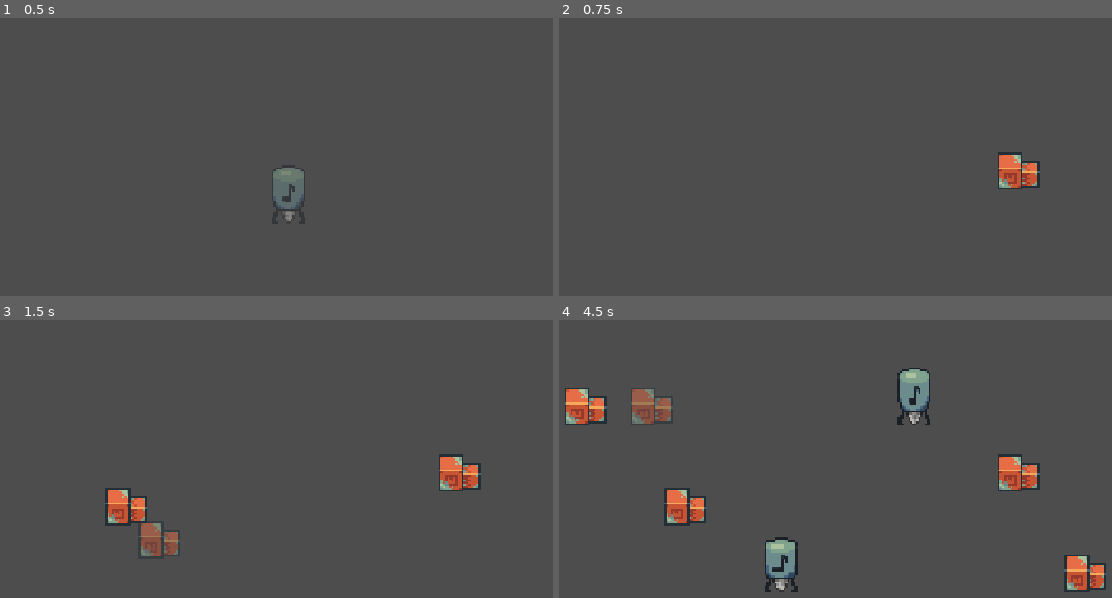
Above: before the commit, frames 1-4 (two rows, left to right).
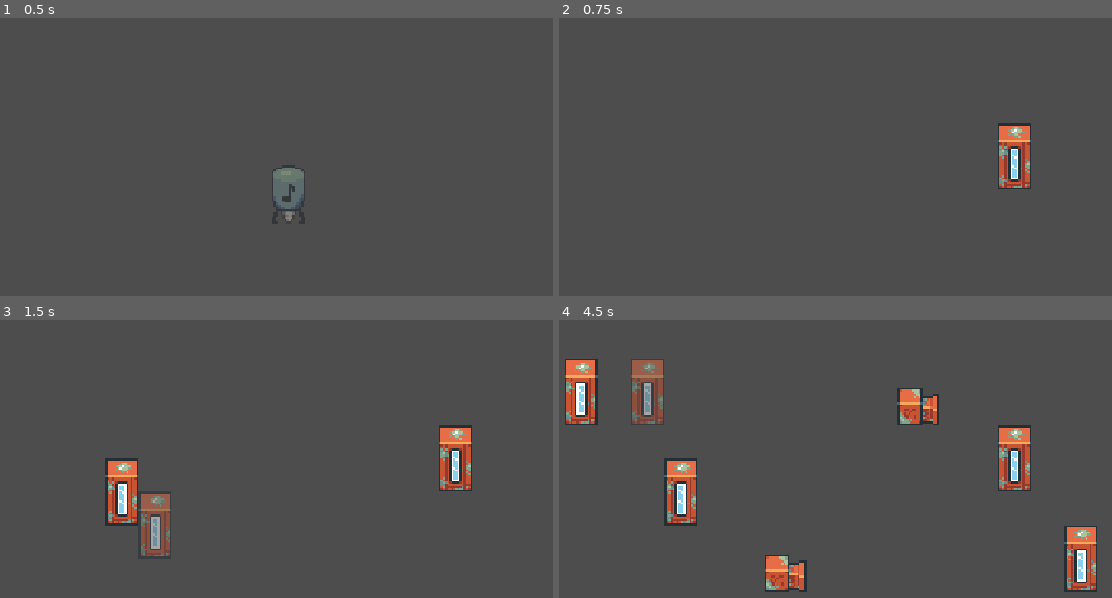
Above: after the commit, the same moments.

Repository: mr-rid-nerdy-bih/Maestrotto-Repo
Game: Godot game, scene res://game.tscn
The game is run twice, just before and just after one commit, with the same random seed, the same clock (stepped at 60 frames per second) and the same inputs.
Inputs (mouse positions are in pixels of both pictures, inside the frame that each line leads up to):
- Up to frame 1 (0.5 s): no input
- Up to frame 2 (0.75 s): tap Enter at 0.5 s; move the mouse to (1006, 168) at 0.52 s; hold Q (cycleUp) from 0.53 s (still down); hold Right mouse button (erase) from 0.53 s (still down); click (1006, 168) at 0.6 s
- Up to frame 3 (1.5 s): release Q (cycleUp) at 1.25 s; release Right mouse button (erase) at 1.25 s; tap Space at 1.25 s; drag from (110, 514) to (232, 581) at 1.27 s
- Up to frame 4 (4.5 s): tap Enter at 2 s; move the mouse to (912, 392) at 2.02 s; hold Q (cycleUp) 2.03-2.75 s; hold F (link) 2.03-2.75 s; click (912, 392) at 2.3 s; drag from (791, 581) to (592, 425) at 2.77 s; move the mouse to (1073, 559) at 3.52 s; hold E (cycleDown) 3.53-4.25 s; hold Right mouse button (erase) 3.53-4.25 s; click (1073, 559) at 3.67 s; tap F (link) at 3.8 s; tap ` (debug, bound only after the commit) at 4.15 s; drag from (592, 425) to (708, 378) at 4.27 s

Frame 1 is identical in both runs. In frame 2, 1.4% of the frame differs, in the area x 79-87%, y 37-62%; in frame 3, 3.8%; in frame 4, 9.4%, in the area x 1-99%, y 14-98%.

Commit message:
Belts n shi
- belt revamp
- added chutes and canisters
- holy bro this is the time to make the video

Diff:
--- /dev/null
+++ b/belt.tscn
@@ -0,0 +1,7 @@
+[gd_scene format=3 uid="uid://dccu7jyorgrny"]
+
+[ext_resource type="Script" uid="uid://b764r7qmqb13j" path="res://line_2d.gd" id="1_0e48y"]
+
+[node name="Belt" type="Line2D" unique_id=1741882474]
+width = 0.0
+script = ExtResource("1_0e48y")
--- /dev/null
+++ b/belttest.tscn
@@ -0,0 +1,13 @@
+[gd_scene format=3 uid="uid://dkvd1t1ls1lhq"]
+
+[ext_resource type="Script" uid="uid://b764r7qmqb13j" path="res://line_2d.gd" id="1_xemtv"]
+[ext_resource type="PackedScene" uid="uid://dpayacqnjuaht" path="res://objects/items/note.tscn" id="2_qjjrf"]
+
+[node name="Node2D" type="Node2D" unique_id=783183280]
+
+[node name="Line2D" type="Line2D" parent="." unique_id=213420313 node_paths=PackedStringArray("item")]
+points = PackedVector2Array(0, -77, 0, 0)
+script = ExtResource("1_xemtv")
+item = NodePath("../NoteItem")
+
+[node name="NoteItem" parent="." unique_id=128398676 instance=ExtResource("2_qjjrf")]
--- a/classes/building.gd
+++ b/classes/building.gd
@@ -64,3 +64,19 @@
 		return
 
 	toTransport = buildingOnGrid
+
+func transport_to(passThroughInput: bool = false):
+	if !toTransport:
+		return
+	if toTransport.inputInventory.size() >= toTransport.maxInput:
+		return
+	if passThroughInput:
+		outputInventory = inputInventory
+		inputInventory = []
+	if toTransport is Belt:
+		if !toTransport.canInput: return
+
+	if outputInventory.size() > 0:
+		var item = outputInventory[0]
+		toTransport.inputInventory.append(item)
+		outputInventory.erase(item)
--- a/classes/items.gd
+++ b/classes/items.gd
@@ -8,12 +8,16 @@
 var sprite: Sprite2D = Sprite2D.new()
 var texture: Texture
 
+var currentLerp = 0
+var canOutput = false
+
 func _ready() -> void:
 	texture = preload("uid://bgvgptnotkii0")
 
 	sprite.texture = texture
 	sprite.hframes = texture.get_width() / 10
 	sprite.vframes = texture.get_height() / 13
+	sprite.offset = Vector2(0, 0)
 	sprite.frame = frame
 
 	add_child(sprite)
--- a/helpers/GridManager.gd
+++ b/helpers/GridManager.gd
@@ -7,37 +7,48 @@
 @onready var beltLayer = game.get_node("TileMapLayer")
 
 var grid = {}
-var belts = {}
-var scenes = {"NoteDrill": preload("uid://noy2ufrybire"),
-			  "Packager":  preload("uid://dfh8b07mvb7o3")}
-var beltScene = preload("uid://b77a1shbdt0jj")
+var belt_nodes: Array = [] # Stores references to active Line2D Belt nodes
+var scenes = {
+	"NoteDrill": preload("uid://noy2ufrybire"),
+	"Packager": preload("uid://dfh8b07mvb7o3"),
+	"Chute": preload("uid://cg55wwh43ukct"),
+	"CopperCanister": preload("uid://bnyw62cylevfh"),
+}
+var beltScene = preload("uid://dccu7jyorgrny")
 
 func _ready() -> void:
 	TimeGlobal.ticked.connect(_on_tick)
+
+func get_new_building(building):
+	if not scenes.has(building):
+		print("No building named ", building)
+		return null
+	return scenes.get(building).instantiate()
 
 func get_coords_at(pos):
 	var localPos = beltLayer.to_local(pos)
 	return beltLayer.local_to_map(localPos)
 
+func get_global_at(cell):
+	return cell * CELL_SIZE
+
 func get_building_at(cell):
 	if not grid.has(cell):
-		print("Cell at grid is unoccupied")
-		return
+		return null
 	var machine = grid[cell]
 	if not is_instance_valid(machine):
 		grid.erase(cell)
-		return
+		return null
 	return machine
 
 func get_belt_at(cell):
-	if not belts.has(cell):
-		print("Cell has no belt.")
-		return
-	var belt = belts[cell]
-	return belt
-
-func get_new_building(building):
-	return scenes.get(building).instantiate()
+	for belt in belt_nodes:
+		if not is_instance_valid(belt):
+			continue
+		for entry in belt.belts:
+			if Vector2i(entry["cell"]) == cell:
+				return belt
+	return null
 
 func has_machine_at(cell):
 	if not grid.has(cell):
@@ -48,45 +59,51 @@
 	return true
 
 func has_belt_at(cell):
-	if not belts.has(cell):
-		return false
-	return true
+	return get_belt_at(cell) != null
 
-func place_machine_at(building, cell):
+func place_building_at(building, cell):
 	if not scenes.has(building):
-		print("Oi bruv theres no building named ", building)
+		print("No building named ", building)
 		return
 	if grid.has(cell) and is_instance_valid(grid[cell]):
 		grid[cell].queue_free()
 	var newBuilding = scenes.get(building).instantiate()
 	newBuilding.cell = cell
 	newBuilding.tickBirth = TimeGlobal.tick
-	newBuilding.global_position = Vector2(cell) * GridManager.CELL_SIZE
+	newBuilding.global_position = Vector2(cell) * CELL_SIZE
 	game.add_child(newBuilding)
 	grid[cell] = newBuilding
 
-func place_belt_at(cell, dir):
-	if belts.has(cell) and is_instance_valid(belts[cell]):
-		belts[cell].queue_free()
+func erase_building_at(cell):
+	if grid.has(cell) and is_instance_valid(grid[cell]):
+		grid[cell].queue_free()
+		grid.erase(cell)
+
+func place_belt_at(cell, cell1):
+	if has_belt_at(cell):
+		var belt = get_belt_at(cell)
+		if is_instance_valid(belt): belt.queue_free()
+	if has_belt_at(cell1):
+		var belt = get_belt_at(cell1)
+		if is_instance_valid(belt): belt.queue_free()
 
 	var newBelt = beltScene.instantiate()
 	newBelt.cell = cell
-	newBelt.rotation_degrees = dir
-	newBelt.global_position = Vector2(cell) * GridManager.CELL_SIZE
+	newBelt.cell1 = cell1
 
-	belts[cell] = newBelt
-	print("Placed belt at ", cell)
+	game.add_child(newBelt)
+	belt_nodes.append(newBelt)
+	print("Placed belt spanning from ", cell, " to ", cell1)
+
+func erase_belt_at(cell):
+	var belt = get_belt_at(cell)
+	if belt and is_instance_valid(belt):
+		# Clear tiles from the tilemap layer before freeing
+		for entry in belt.belts:
+			beltLayer.erase_cell(entry["cell"])
+		belt_nodes.erase(belt)
+		belt.queue_free()
+		print("Erased belt containing cell: ", cell)
 
 func _on_tick():
-	var keysToRemove = []
-	for cell in belts.keys():
-		var belt = belts[cell]
-		if not is_instance_valid(belt):
-			keysToRemove.append(cell)
-			continue
-		if beltLayer.get_cell_source_id(belt.cell) == -1:
-			beltLayer.set_cell(belt.cell, 1, belt.get_coords())
-			game.add_child(belt)
-			print("Belt placed at ", belt.cell)
-	for cell in keysToRemove:
-		belts.erase(cell)
+	belt_nodes = belt_nodes.filter(func(b): return is_instance_valid(b))
--- a/helpers/InputManager.gd
+++ b/helpers/InputManager.gd
@@ -1,6 +1,6 @@
 extends Node
 
-var linkingBuilding: Building
+var linkingBuilding
 var beltStart: Vector2i = Vector2i(-1, -1)
 var isDraggingBelt: bool = false
 
@@ -16,56 +16,75 @@
 	if hasBuilding: buildingAtCell = GridManager.get_building_at(cell)
 	if hasBelt: beltAtCell = GridManager.get_belt_at(cell)
 
-	if event is InputEventMouseButton:
-		if event.button_index == MOUSE_BUTTON_LEFT:
-			if isDraggingBelt and event.is_released():
-				isDraggingBelt = false
-				print("RELEASED - Start: ", beltStart, " End Cell: ", cell)
-				if beltStart != Vector2i(-1, -1):
-					var pathCells = calculateBeltPath(beltStart, cell)
-					preview.belt([], false)
-					for i in pathCells:
-						GridManager.place_belt_at(i[0], i[1])
-						print("Placed belt at grid cell: ", i[0])
-				beltStart = Vector2i(-1, -1)
+	if event.is_action("build"):
+		if isDraggingBelt and event.is_released():
+			isDraggingBelt = false
+
+			preview.belt([], false)
+
+			if !(beltStart == Vector2i(-1, -1)):
+				GridManager.place_belt_at(beltStart, cell)
+			beltStart = Vector2i(-1, -1)
+
+			return
+
+		if event.is_shift_pressed():
+			if event.is_pressed():
+				beltStart = cell
+				isDraggingBelt = true
+				print("STARTED DRAG at cell: ", beltStart)
 				return
 
-			if event.is_shift_pressed():
-				if event.is_pressed():
-					beltStart = cell
-					isDraggingBelt = true
-					print("STARTED DRAG at cell: ", beltStart)
-					return
-			elif event.is_pressed():
-				GridManager.place_machine_at(preview.getCurrentBuilding(), cell)
-				print("Placed building (", preview.getCurrentBuilding(), ") at ", cell)
+		elif event.is_pressed():
+			GridManager.place_building_at(preview.getCurrentBuilding(), cell)
+			print("Placed building (", preview.getCurrentBuilding(), ") at ", cell)
 
 	elif event is InputEventMouseMotion and isDraggingBelt:
 		if beltStart != Vector2i(-1, -1):
 			var pathCells = calculateBeltPath(beltStart, cell)
 			preview.belt(pathCells, true)
 
+	if event.is_action_pressed("erase"):
+		GridManager.erase_building_at(cell)
+		GridManager.erase_belt_at(cell)
+
 	if event.is_action_pressed("link"):
 		if linkingBuilding:
 			if hasBuilding:
-				if buildingAtCell.get_script() in linkingBuilding.validOutputBuildings:
-					linkingBuilding.toTransport = buildingAtCell
-					print("Linked building ", linkingBuilding, " with building ", buildingAtCell, " at ", cell)
-					linkingBuilding = null
+				if linkingBuilding is Building:
+					if buildingAtCell.get_script() in linkingBuilding.validOutputBuildings:
+						linkingBuilding.toTransport = buildingAtCell
+						print("Linked building ", linkingBuilding, " with building ", buildingAtCell, " at ", cell)
+						linkingBuilding = null
+						return
+				elif linkingBuilding is Belt:
+					if buildingAtCell.get_script() in linkingBuilding.validOutputBuildings:
+						linkingBuilding.toTransport = buildingAtCell
+						print("Linked belt ", linkingBuilding, " with building ", buildingAtCell, " at ", cell)
+						linkingBuilding = null
+						return
 			if hasBelt:
-				print(linkingBuilding.validOutputBuildings)
 				if Belt in linkingBuilding.validOutputBuildings:
 					linkingBuilding.toTransport = beltAtCell
 					print("Linked building ", linkingBuilding, " with belt ", beltAtCell)
 					linkingBuilding = null
+			if linkingBuilding: print("Not able to link this building.")
+			linkingBuilding = null
 		else:
-			if buildingAtCell is Building:
+			if hasBuilding:
 				linkingBuilding = buildingAtCell
-				print("Linking building ", buildingAtCell, " at ", cell)
+				print("Linking object ", buildingAtCell, " at ", cell)
+			if hasBelt:
+				linkingBuilding = beltAtCell
+				print("Linking belt ", beltAtCell, " at ", cell)
 
 	if event.is_action_pressed("cycleUp") or event.is_action_pressed("cycleDown"):
 		preview.changePreview(event, false)
 		print("Cycling.. current building number is ", preview.cycleNum)
+
+	if event.is_action_pressed("debug"):
+		if hasBuilding:
+			print("Building type: ", typeof(buildingAtCell), ", input inventory: ", buildingAtCell.inputInventory," output inventory: ", buildingAtCell.outputInventory)
 
 func calculateBeltPath(start: Vector2i, end: Vector2i) -> Array:
 	var pathCells = []
--- /dev/null
+++ b/line_2d.gd
@@ -0,0 +1,145 @@
+class_name Belt
+extends Line2D
+
+var belts = []
+
+var inputInventory = []
+var maxInput = 999
+var outputInventory = []
+var maxOutput = 1
+var validOutputBuildings = [Chute]
+var toTransport
+
+@export var speed: float = 20
+
+var cell: Vector2i
+var cell1: Vector2i
+
+var itemSpacing = 10
+var canInput: bool = true
+var isPreview: bool = false
+var previewTexture = preload("uid://bnd0nas1gxf3s")
+
+@onready var game = get_tree().current_scene
+
+func _ready() -> void:
+	if isPreview:
+		var sprite = Sprite2D.new()
+		sprite.texture = previewTexture
+		sprite.centered = true
+		global_position += Vector2(8, 8)
+		add_child(sprite)
+		return
+
+	if get_point_count() < 2:
+		clear_points()
+		var start_pos = Vector2(cell) * GridManager.CELL_SIZE + Vector2(8, 8)
+		var end_pos = Vector2(cell1) * GridManager.CELL_SIZE + Vector2(8, 8)
+		if start_pos == end_pos:
+			end_pos += Vector2(GridManager.CELL_SIZE, 0)
+		add_point(start_pos)
+		add_point(end_pos)
+
+	set_inbetweens()
+	draw_on_grid()
+
+func _process(delta: float) -> void:
+	if isPreview:
+		return
+
+	child_items()
+
+	canInput = true
+	if inputInventory.size() != 0:
+		if get_point_position(0).distance_to(inputInventory[inputInventory.size() - 1].global_position) < itemSpacing:
+			canInput = false
+
+	var distanceDivision = get_point_position(0).distance_to(get_point_position(1))
+	if distanceDivision <= 0.0:
+		distanceDivision = GridManager.CELL_SIZE
+
+	for i in range(inputInventory.size() - 1, -1, -1):
+		var currentItem = inputInventory[i]
+		if not is_instance_valid(currentItem):
+			inputInventory.remove_at(i)
+			continue
+
+		if i != 0 and is_instance_valid(inputInventory[i - 1]):
+			var distanceToNext = currentItem.global_position.distance_to(inputInventory[i - 1].global_position)
+			if distanceToNext < itemSpacing:
+				continue
+
+		currentItem.global_position = lerp(get_point_position(0), get_point_position(1), clampf(currentItem.currentLerp, 0.0, 1.0))
+
+		if currentItem.currentLerp < 1.0:
+			currentItem.currentLerp += (speed * delta) / distanceDivision
+		else:
+			if is_instance_valid(toTransport) and toTransport.inputInventory.size() < toTransport.maxInput:
+				if toTransport is Belt and not toTransport.canInput:
+					continue
+
+				if not (toTransport is Belt) and currentItem.get_parent() != null:
+					currentItem.get_parent().remove_child(currentItem)
+
+				outputInventory.append(currentItem)
+				inputInventory.remove_at(i)
+				transport_to(toTransport is Belt, false)
+
+func get_rot():
+	return get_point_position(0).angle_to_point(get_point_position(1))
+
+func get_coords():
+	var rot_deg = rad_to_deg(get_rot())
+	var normalized_rot = int(round(fposmod(rot_deg, 360.0))) % 360
+	var y = 0
+
+	match normalized_rot:
+		0: y = 0
+		90: y = 2
+		180: y = 1
+		270: y = 3
+
+	return Vector2i(0, y)
+
+func set_inbetweens():
+	belts.clear()
+	var rot_deg = rad_to_deg(get_rot())
+	var normalized_rot = int(round(fposmod(rot_deg, 360.0))) % 360
+	var dir = Vector2i.ZERO
+
+	match normalized_rot:
+		0: dir.x = 1
+		90: dir.y = 1
+		180: dir.x = -1
+		270: dir.y = -1
+
+	var count: int = abs(cell1.x - cell.x) + abs(cell1.y - cell.y)
+	var atlas_coords = get_coords()
+
+	for i in range(count + 1):
+		belts.append({"cell": cell + dir * i, "rotation": atlas_coords})
+
+func draw_on_grid():
+	for i in belts:
+		GridManager.beltLayer.set_cell(i.cell, 1, i.rotation)
+
+func child_items():
+	for i in inputInventory:
+		if is_instance_valid(i) and i.get_parent() == null:
+			i.global_position = get_point_position(0)
+			i.z_index = 10
+			game.add_child(i)
+
+func transport_to(belt: bool = false, passThroughInput: bool = false):
+	if not is_instance_valid(toTransport):
+		return
+	if toTransport.inputInventory.size() >= toTransport.maxInput:
+		return
+	if belt and not toTransport.canInput:
+		return
+
+	if outputInventory.size() > 0:
+		var item = outputInventory[0]
+		item.currentLerp = 0.0
+		toTransport.inputInventory.append(item)
+		outputInventory.remove_at(0)
--- a/objects/items/note.tscn
+++ b/objects/items/note.tscn
@@ -11,5 +11,6 @@
 [node name="Sprite2D" type="Sprite2D" parent="." unique_id=1172106645]
 visible = false
 texture = ExtResource("2_1nm8f")
-hframes = 13
+offset = Vector2(5, 6.5)
+hframes = 10
 vframes = 2
--- a/objects/machines/belts/belt.gd
+++ b/objects/machines/belts/belt.gd
@@ -1,10 +1,10 @@
-class_name Belt
 extends Node2D
 
 var cell: Vector2i
 var currentLerp: float = 0.0
 var isPreview: bool = false
 var previewTexture = preload("uid://bnd0nas1gxf3s")
+
 
 @onready var game = get_tree().current_scene
 
--- /dev/null
+++ b/objects/machines/chute/chute.gd
@@ -0,0 +1,13 @@
+class_name Chute
+extends Building
+
+func _ready() -> void:
+	super()
+
+	validOutputBuildings = [CopperCanister]
+
+
+func _on_tick():
+	super()
+
+	transport_to(true)
--- /dev/null
+++ b/objects/machines/chute/chute.tscn
@@ -0,0 +1,9 @@
+[gd_scene format=3 uid="uid://cg55wwh43ukct"]
+
+[ext_resource type="Script" uid="uid://duwtx8ruxj5xi" path="res://objects/machines/chute/chute.gd" id="1_m3o5a"]
+[ext_resource type="Texture2D" uid="uid://uofrtowrsmvg" path="res://assets/chute.png" id="2_cdula"]
+
+[node name="Chute" type="Node2D" unique_id=1231552410]
+script = ExtResource("1_m3o5a")
+texture = ExtResource("2_cdula")
+offset = Vector2(2, -1)
--- /dev/null
+++ b/objects/machines/copper_canister/copper_canister.gd
@@ -0,0 +1,16 @@
+class_name CopperCanister
+extends Building
+
+
+# Called when the node enters the scene tree for the first time.
+func _ready() -> void:
+	super()
+
+	maxInput = 40
+	validOutputBuildings = [Packager]
+
+
+func _on_tick():
+	super()
+
+	transport_to(true)
--- /dev/null
+++ b/objects/machines/copper_canister/copper_canister.tscn
@@ -0,0 +1,9 @@
+[gd_scene format=3 uid="uid://bnyw62cylevfh"]
+
+[ext_resource type="Script" uid="uid://cikgo53is1kkt" path="res://objects/machines/copper_canister/copper_canister.gd" id="1_0yqwq"]
+[ext_resource type="Texture2D" uid="uid://vrhksmdyec5a" path="res://assets/copper_canister.png" id="2_non5n"]
+
+[node name="CopperCanister" type="Node2D" unique_id=921920767]
+script = ExtResource("1_0yqwq")
+texture = ExtResource("2_non5n")
+offset = Vector2(0, -8)
--- a/objects/machines/note_drill/note_drill.gd
+++ b/objects/machines/note_drill/note_drill.gd
@@ -31,7 +31,4 @@
 			else:
 				stopAnim = true
 
-		if toTransport and outputInventory.size() > 0 and toTransport.inputInventory.size() <= toTransport.maxInput:
-			var targetItem = outputInventory[0]
-			toTransport.inputInventory.append(targetItem)
-			outputInventory.erase(targetItem)
+		transport_to(false)
--- a/objects/machines/packager/packager.gd
+++ b/objects/machines/packager/packager.gd
@@ -4,14 +4,10 @@
 func _ready() -> void:
 	super()
 
-	validOutputBuildings = [Belt]
+	validOutputBuildings = [Belt,Chute]
 
 
 func _on_tick():
 	super()
 
-	if toTransport is Belt and inputInventory.size() > 0:
-		if toTransport.item == null:
-			var item = inputInventory[0]
-			toTransport.give_item(item)
-			inputInventory.erase(item)
+	transport_to(true)
--- a/project.godot
+++ b/project.godot
@@ -55,6 +55,11 @@
 , Object(InputEventMouseButton,"resource_local_to_scene":false,"resource_name":"","device":-1,"window_id":0,"alt_presse …(248 unchanged characters)…
 ]
 }
+debug={
+"deadzone": 0.2,
+"events": [Object(InputEventKey,"resource_local_to_scene":false,"resource_name":"","device":-1,"window_id":0,"alt_pressed":false,"shift_pressed":false,"ctrl_pressed":false,"meta_pressed":false,"pressed":false,"keycode":0,"physical_keycode":96,"key_label":0,"unicode":96,"location":0,"echo":false,"script":null)
+]
+}
 
 [physics]
 
Binary file added: assets/chute.aseprite
Binary file added: assets/chute.png
Not shown, added: assets/chute.png.import
Binary file added: assets/copper_canister.png
Not shown, added: assets/copper_canister.png.import
Binary file changed: assets/items.png
Not shown, added: line_2d.gd.uid
Not shown, added: objects/machines/chute/chute.gd.uid
Not shown, added: objects/machines/copper_canister/copper_canister.gd.uid
